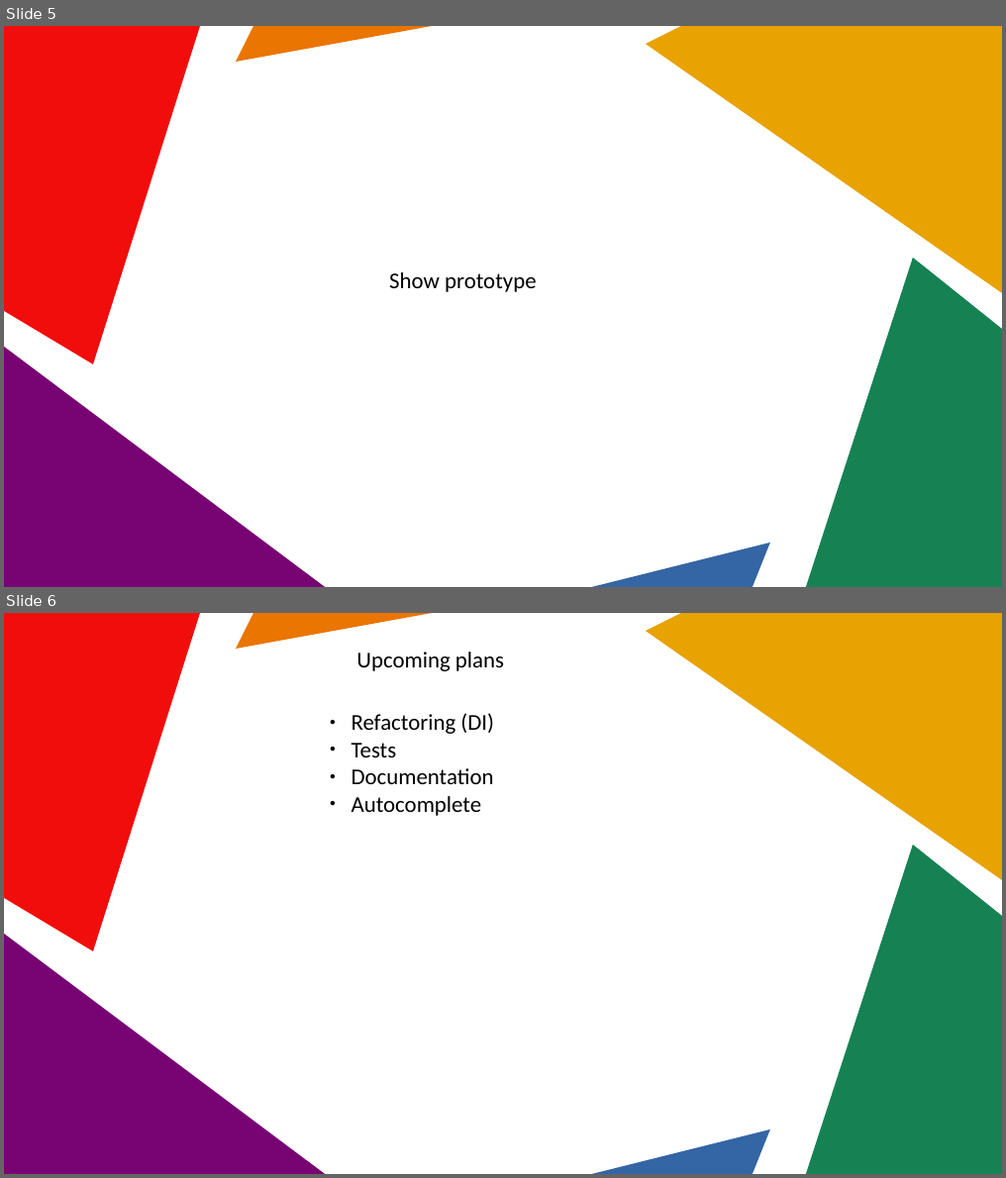
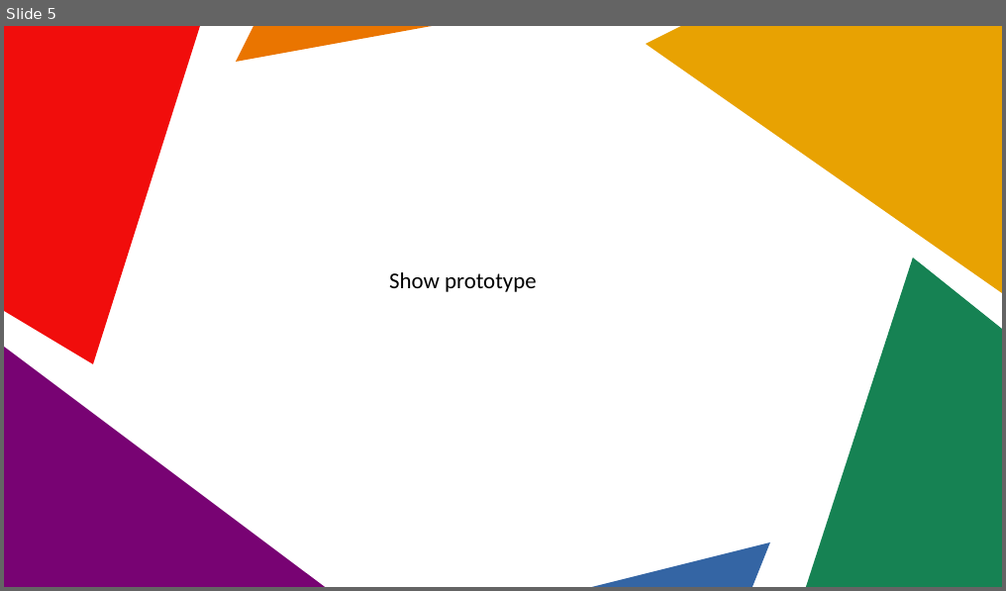
Before and after one commit to WhiteBlackGoose/tri, a slide deck: pres/Intermediate Presentation.odp. Shown one above the other, each under a label of ours: slides 5 and 6 before the commit, slide 5 after it. The pictures are 1006x1178 and 1006x591 pixels, drawn with LibreOffice and Linux fonts; fonts in the diff are those of the drawing; background and template pictures are left out. Boxes give left, top, right and bottom in pixels: in the first picture for what was removed or moved away, otherwise in the second. Text is boxed around its words. In the diff, an @@ line names an element or a change of style, - is before the commit and + after.

```diff
--- a/pres/Intermediate Presentation.odp
+++ b/pres/Intermediate Presentation.odp
@@ slide 6 removed at [4, 613, 1002, 1174], background #FFFFFF; not listed: 6 template elements that a slide beside it also shows @@
@@ text removed at [356, 652, 504, 671] @@
-Upcoming plans
@@ text removed at [351, 713, 494, 816] @@
-● Refactoring (DI)
-● Tests
-● Documentation
-● Autocomplete
```
Also in this commit, not shown: 4 slides changed, 1 slide added.
